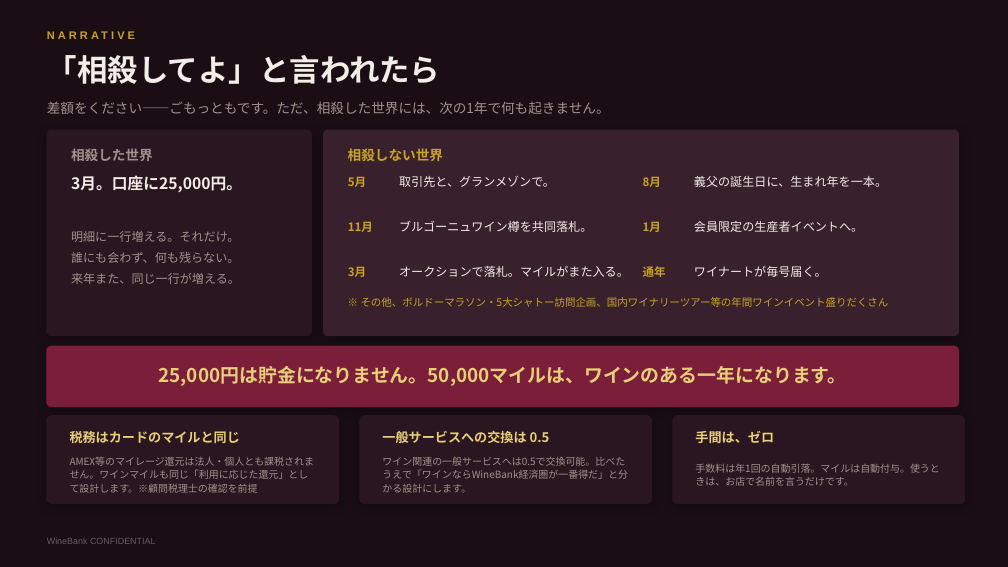
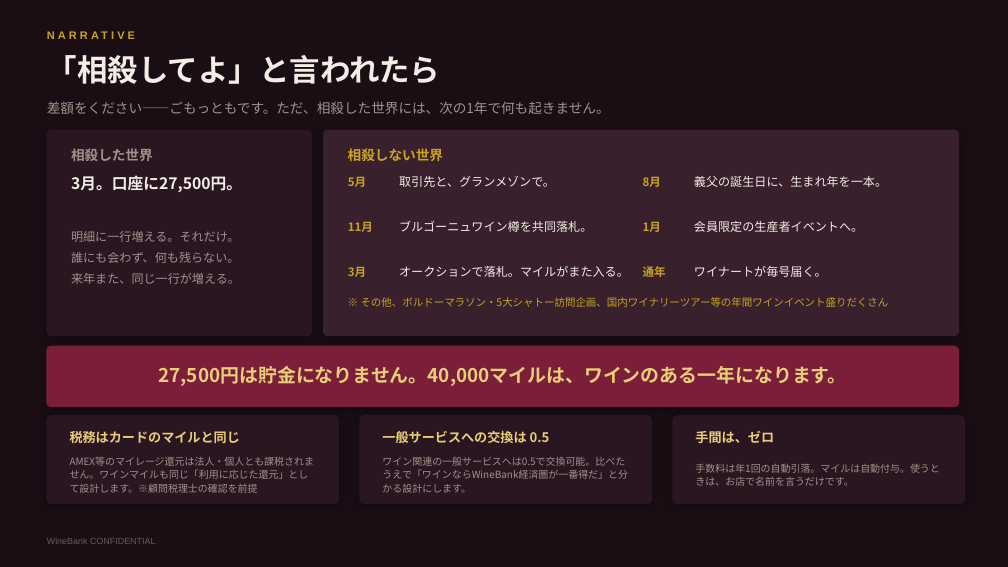
Before and after one commit to nakano-winebank/wine-auction, a slide deck: slide 11 of 提案資料/WineBank_ワインマイル経済圏構想.pptx. Drawn at 1008x567 pixels with LibreOffice and Linux fonts; fonts in the diff are those of the drawing. Boxes give left, top, right and bottom in pixels: in the first picture for what was removed or moved away, otherwise in the second. Text is boxed around its words. In the diff, an @@ line names an element or a change of style, - is before the commit and + after.

```diff
--- a/提案資料/WineBank_ワインマイル経済圏構想.pptx
+++ b/提案資料/WineBank_ワインマイル経済圏構想.pptx
@@ text at [71,175,242,192]: text changed @@
-3月。口座に25,000円。
+3月。口座に27,500円。
@@ text at [159,366,847,386]: text changed @@
-25,000円は貯金になりません。50,000マイルは、ワインのある一年になります。
+27,500円は貯金になりません。40,000マイルは、ワインのある一年になります。
```
Also in this commit, not shown: 2 other slides changed, 4 other files.
